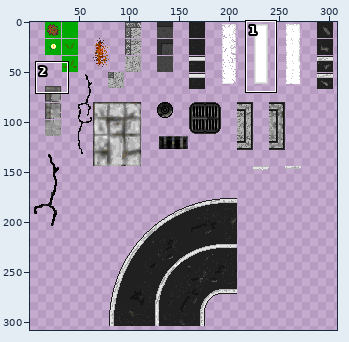
One commit to this sprite sheet: Assets/Graph/images/sol_urbain.png. The first picture is a wide view before the edit; the outline marks the close-up.
Close-up. Before:
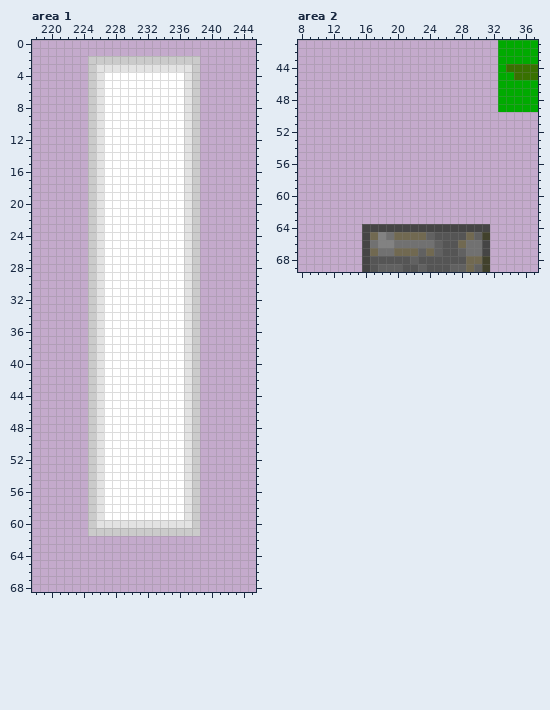
The file is 320x320 pixels. Colours within 5 levels of each other are drawn and written as one. Shown: area 1: x 218..245, y 0..68; area 2: x 8..37, y 41..69. The wide view leaves out empty margins. The commit also changed other parts of the picture, which this record leaves out.
The result:
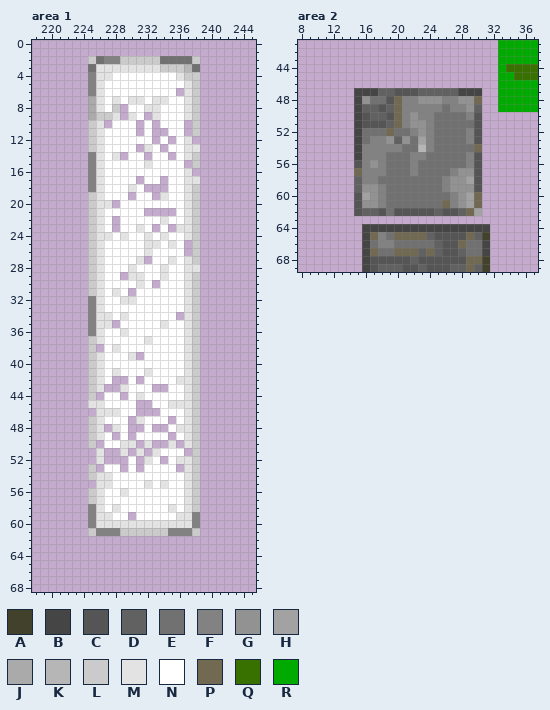
Palette (. is transparent): A #41412c  B #454545  C #555555  D #616161  E #717171  F #828282  G #929292  H #a2a2a2  J #aaaaaa  K #b6b6b6  L #cbcbcb  M #e3e3e3  N #ffffff  P #716951  Q #387100  R #00aa00
From old to new:
Area 1:
y 2: x 226..228 LLL -> EFF; x 234..237 LLLL -> EEEE
y 3: x 225 L -> E; x 234..238 MMMML -> LLLKE
y 4: x 225 L -> F; x 227 N -> M; x 236..237 NM -> ML
y 5: x 225 L -> F
y 6: x 225 L -> F; x 236 N -> .
y 7: x 225 L -> J; x 228 N -> M; x 230..231 NN -> MM; x 233..234 NN -> MM
y 8: x 225 L -> J; x 228..229 NN -> L.; x 232..233 NN -> MM
y 9: x 225..230 LMNNNN -> JLLM.M; x 232..233 NN -> .M
y 10: x 227 N -> .; x 231 N -> .; x 233 N -> .; x 237 M -> .
y 11: x 231 N -> .; x 233..234 NN -> ..; x 237 M -> .
y 12: x 233 N -> .; x 235 N -> .; x 238 L -> .
y 13: x 231..232 NN -> .M; x 234 N -> .; x 238 L -> M
y 14: x 225 L -> F; x 228..229 NN -> M.; x 232 N -> .; x 235 N -> .
y 15: x 225 L -> F; x 232 N -> M; x 237 M -> .
y 16: x 225 L -> F; x 238 L -> .
y 17: x 225 L -> F; x 231 N -> .; x 234 N -> .; x 238 L -> M
y 18: x 225 L -> F; x 230 N -> M; x 232..234 NNN -> ...
y 19: x 230 N -> .; x 233..234 NN -> .M
y 20: x 227..228 NN -> M.
y 21: x 232..235 NNNN -> ....
y 22: x 228 N -> .; x 234 N -> M
y 23: x 228 N -> .; x 231 N -> M; x 233 N -> .; x 235..236 NN -> .M
y 24: x 227 N -> M; x 229 N -> M; x 232 N -> M; x 234 N -> M
y 25: x 232..233 NN -> MM; x 235 N -> M; x 237 M -> .
y 26: x 232 N -> M; x 237 M -> .
y 27: x 231..232 NN -> M.; x 235 N -> M
y 28: x 230 N -> M; x 234 N -> M; x 238 L -> M
y 29: x 229..231 NNN -> .MM; x 234 N -> M
y 30: x 231 N -> M; x 233 N -> .
y 31: x 228 N -> M; x 230 N -> .
y 32: x 225 L -> F; x 229..230 NN -> MM
y 33: x 225 L -> F
y 34: x 225 L -> F; x 227 N -> M; x 229 N -> M; x 236 N -> .
y 35: x 225 L -> F; x 227..228 NN -> M.; x 234 N -> M
y 36: x 225 L -> F; x 229 N -> M
y 37: x 232 N -> M
y 38: x 226 M -> .; x 228 N -> M
y 39: x 230..231 NN -> M.
y 41: x 228 N -> M; x 232 N -> M
y 42: x 228..229 NN -> ..; x 231 N -> .; x 236 N -> M
y 43: x 227..229 NNN -> ..M; x 233..234 NN -> ..
y 44: x 226 M -> .; x 229 N -> .; x 231 N -> M
y 45: x 225 L -> M; x 231..232 NN -> ..; x 235..236 NN -> MM
y 46: x 225 L -> .; x 227..228 NN -> MM; x 231..233 NNN -> ...
y 47: x 230..231 NN -> .M; x 235 N -> .
y 48: x 227..228 NN -> .M; x 230..231 NN -> ..; x 233..234 NN -> ..; x 236 N -> M
y 49: x 228 N -> .; x 230 N -> .; x 235 N -> .
y 50: x 226 M -> .; x 229..236 NNNNNNNN -> MM.M..M.
y 51: x 225 L -> .; x 227..233 NNNNNNN -> ..M.M.M; x 237 M -> .
y 52: x 225 L -> .; x 227..229 NNN -> ...; x 231..232 NN -> .M; x 234 N -> .; x 236 N -> M
y 53: x 226 M -> .; x 229 N -> .; x 231 N -> .; x 236 N -> .
y 54: x 227 N -> M
y 55: x 225 L -> .; x 227 N -> M; x 232 N -> M; x 234 N -> M
y 56: x 229 N -> M
y 58: x 225 L -> F; x 228 N -> M; x 235 N -> M
y 59: x 225 L -> F; x 227 N -> M; x 230 N -> .; x 236 N -> M; x 238 L -> F
y 60: x 225 L -> F; x 238 L -> F
y 61: x 226..228 LLL -> FFF; x 235..237 LLL -> FFF
Area 2:
y 47: x 15..30 ................ -> BBBDDCCCDDDDDBBB
y 48: x 15..30 ................ -> BGEECPFFGGGFFGGP
y 49: x 15..30 ................ -> BDDCDPFFFFFEFFGD
y 50: x 15..30 ................ -> BCDDCPFGFFEEEEFC
y 51: x 15..30 ................ -> BCCCDPFGGFEEEEEC
y 52: x 15..30 ................ -> BEEEPEEFGFEEEEFC
y 53: x 15..30 ................ -> BEFFGDGEHFEEEEFC
y 54: x 15..30 ................ -> BFFFFFEEKFEEEEEP
y 55: x 15..30 ................ -> BFFFEEEFFEEEEEFC
y 56: x 15..30 ................ -> CFGFEEEFEEEEEEFC
y 57: x 15..30 ................ -> PFFFEEEFEEEEFGGC
y 58: x 15..30 ................ -> DFFEEEEEEEEFGGHC
y 59: x 15..30 ................ -> DGGFEEEEEEEFGGGC
y 60: x 15..30 ................ -> CHGFEEEEEEEEFGHP
y 61: x 15..30 ................ -> CGGFEEEEEEEPFGHP
y 62: x 15..30 ................ -> CDDCECCCCCDCCDPH
Boxes around the changes in both close-ups, in picture pixels (x1, y1, x2, y2):
changed: (88, 56, 200, 536)
added: (354, 88, 482, 216)
